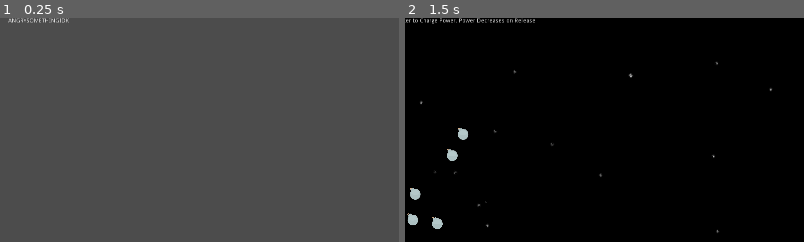
Above: before the commit, frames 1-2 (left to right).
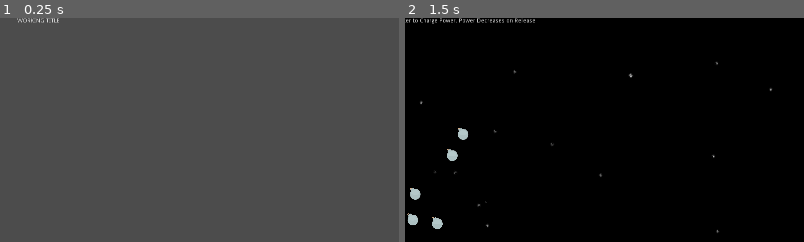
Above: after the commit, the same moments.

Repository: PandorasGit/P1-paroberts
Game: Godot game, scene res://MainMenu/MainMenu.tscn
The game is run twice, just before and just after one commit, with the same random seed, the same clock (stepped at 60 frames per second) and the same inputs.
Inputs:
- Up to frame 1 (0.25 s): no input
- Up to frame 2 (1.5 s): click "PUSH TO START" at 0.5 s; tap Enter (adjustPower) at 1.25 s; tap Space (launch) at 1.35 s
The pictures show only the part of the screen within x 45-95%, y 0-50%; the shares and areas given below are measured in that part.

The runs differ from the first frame. In frame 1, 0.2% of the frame differs, in the area x 2-18%, y 0-3%; in frame 2, nothing differs.

Commit message:
Add Reset Button To HUD

Diff:
--- a/project/HUD/HUD.gd
+++ b/project/HUD/HUD.gd
@@ -5,6 +5,8 @@
 var targetLayout setget _set_targetMap
 
 var display_angle : String
+
+signal reset_World()
 
 
 func _set_targetMap(value):
@@ -19,6 +21,8 @@
 	$VBoxContainer/ScoreLabel.text = "Score: %d" % new_score
 
 func _set_launcher(value):
+	var _ignore = $ResetButton.connect("pressed", self, "_on_ResetButton_Pressed")
+
 	launcher = value
 	_update_angle_label(launcher.angle)
 	launcher.connect("angle_changed", self, "_on_Launcher_angle_changed")
@@ -30,6 +34,8 @@
 	_on_projectile_count_changed(launcher.projectilesLeft)
 	launcher.connect("projectile_count_changed", self, "_on_projectile_count_changed")
 
+	launcher.connect("projectiles_depleted", self, "_on_projectiles_depleted")
+
 
 func _on_Launcher_angle_changed(new_angle):
 	_update_angle_label(new_angle)
@@ -38,14 +44,26 @@
 func _update_angle_label(angle):
 	$VBoxContainer/AngleLabel.text = "Angle: %d" % angle
 
+
 func _on_Launcher_power_changed(new_power):
 	_update_power_scroll_bar(new_power)
+
 
 func _update_power_scroll_bar(power):
 	$PowerMeter.value = power
 
+
 func _on_projectile_count_changed(new_count):
 	_update_projectile_count(new_count)
 
+
 func _update_projectile_count(projectileCount):
 	$VBoxContainer/ProjectilesLeftLabel.text = "Projectiles left: %d" % projectileCount
+
+
+func _on_projectiles_depleted():
+	$ResetButton.visible = true
+
+
+func _on_ResetButton_Pressed():
+	emit_signal("reset_World")
--- a/project/HUD/HUD.tscn
+++ b/project/HUD/HUD.tscn
@@ -8,6 +8,14 @@
 margin_right = -1920.0
 margin_bottom = -1080.0
 script = ExtResource( 1 )
+
+[node name="ResetButton" type="Button" parent="."]
+visible = false
+margin_left = 296.0
+margin_top = 546.0
+margin_right = 1574.0
+margin_bottom = 1067.0
+text = "Return To Title Screen"
 
 [node name="VBoxContainer" type="VBoxContainer" parent="."]
 margin_left = 747.0
--- a/project/Launcher/Launcher.gd
+++ b/project/Launcher/Launcher.gd
@@ -15,7 +15,7 @@
 signal power_changed(new_power)
 signal projectile_count_changed(new_count)
 signal projectile_launched(new_launch)
-
+signal projectiles_depleted()
 
 func adjustAngle():
 	if clockwise:
@@ -66,3 +66,5 @@
 	_activeProjectile.queue_free()
 	if projectilesLeft > 0:
 		_launched = false
+	else:
+		emit_signal("projectiles_depleted")
--- a/project/MainMenu/MainMenu.gd
+++ b/project/MainMenu/MainMenu.gd
@@ -8,3 +8,4 @@
 
 func _on_StartButton_Pressed():
 	var _ignore = get_tree().change_scene_to(_world)
+	queue_free()
--- a/project/MainMenu/MainMenu.tscn
+++ b/project/MainMenu/MainMenu.tscn
@@ -12,7 +12,7 @@
 anchor_bottom = 1.0
 margin_right = 1.0
 margin_bottom = -4.0
-text = "ANGRYSOMETHINGIDK"
+text = "WORKING TITLE"
 align = 1
 
 [node name="StartButton" type="Button" parent="."]
--- a/project/World/World.gd
+++ b/project/World/World.gd
@@ -1,7 +1,14 @@
 extends Node2D
 
+var _mainMenu = load("res://MainMenu/MainMenu.tscn")
 
 func _ready():
 	$HUD.launcher = $Launcher
 	$HUD.targetLayout = $TargetLayout
 	$SoundPlayer.launcher = $Launcher
+	var _ignore = $HUD.connect("reset_World", self, "_on_World_Reset")
+
+func _on_World_Reset():
+	print("hello")
+	var _ignore = get_tree().change_scene_to(_mainMenu)
+	queue_free()
--- a/project/World/World.tscn
+++ b/project/World/World.tscn
@@ -51,9 +51,11 @@
 [node name="Launcher" parent="." instance=ExtResource( 1 )]
 position = Vector2( 86, 837 )
 
-[node name="HUD" parent="." instance=ExtResource( 3 )]
-
 [node name="SoundPlayer" parent="." instance=ExtResource( 6 )]
 
 [node name="TargetLayout" parent="." instance=ExtResource( 4 )]
 position = Vector2( 0, -6 )
+
+[node name="HUD" parent="." instance=ExtResource( 3 )]
+margin_right = 0.0
+margin_bottom = 0.0
Not shown, changed: README.md
